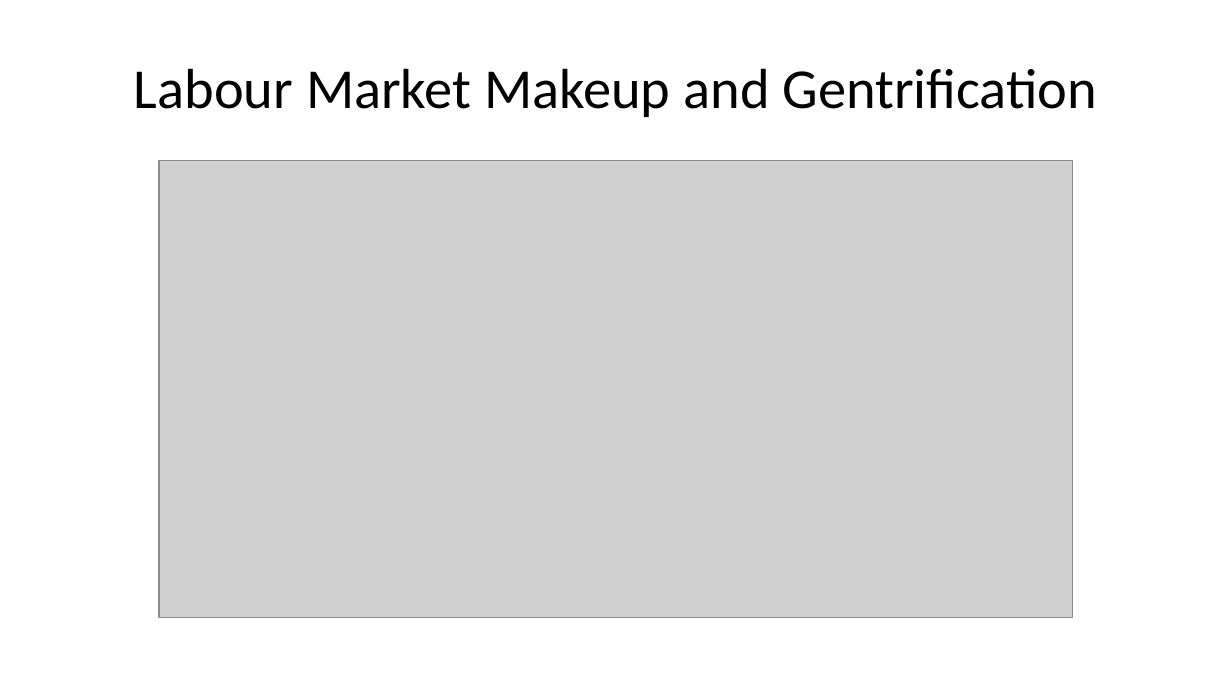
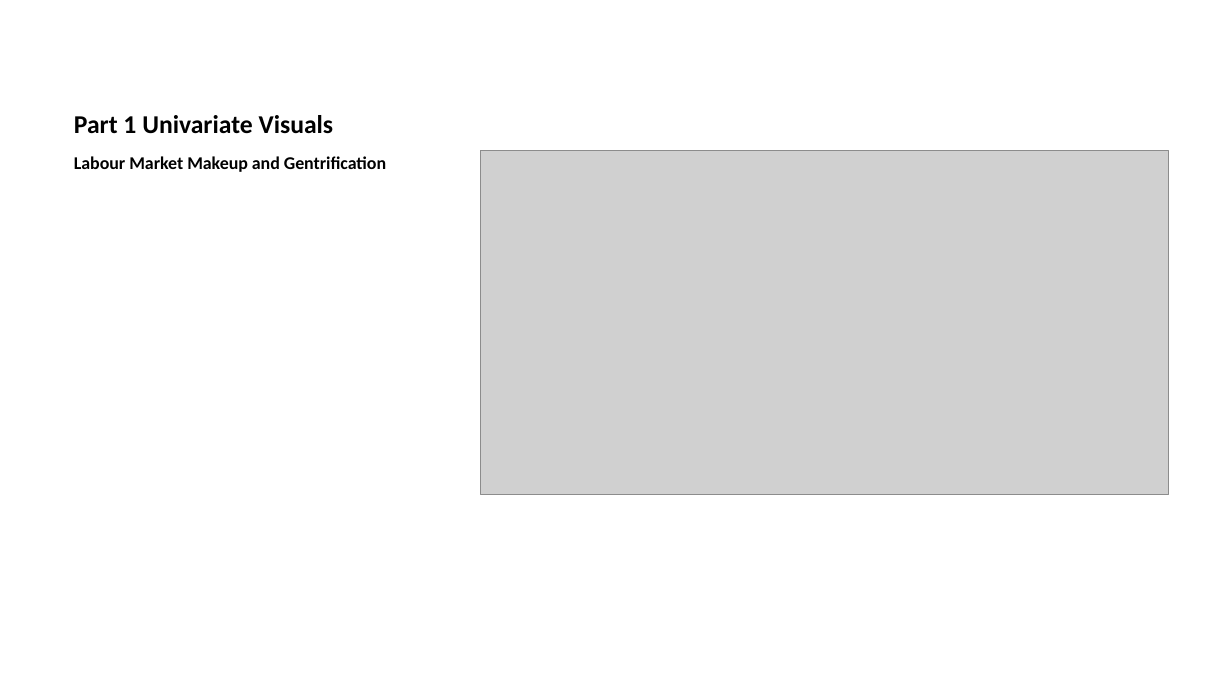
Before and after one commit to Sviatkd/DatafestivalWork, a slide deck: slide 3 of presentation.pptx (slide 4 before the commit). Drawn at 1232x693 pixels with LibreOffice and Linux fonts; fonts in the diff are those of the drawing; grey boxes stand for pictures. Boxes give left, top, right and bottom in pixels: in the first picture for what was removed or moved away, otherwise in the second. Text is boxed around its words. In the diff, an @@ line names an element or a change of style, - is before the commit and + after.

```diff
--- a/presentation.pptx
+++ b/presentation.pptx
@@ title added at <box>74,115,334,134</box>, 15 pt, text #000000, bold @@
+Part 1 Univariate Visuals
@@ text "Labour Market Makeup and Gentrification": place and size @@
-text "Labour Market Makeup and Gentrification" at <box>134,68,1097,117</box>
+text "Labour Market Makeup and Gentrification" at <box>74,156,386,172</box>
@@ text "Labour Market Makeup and Gentrification" at <box>74,156,386,172</box>: size 33 to 10.5 pt, bold on; alignment centre to left; more space between paragraphs; vertical alignment middle to top @@
@@ picture removed at <box>159,161,1073,618</box> @@
@@ picture added at <box>480,150,1168,494</box> @@
```
Also in this commit, not shown: 3 other slides changed, 1 slide removed, 1 other file.
